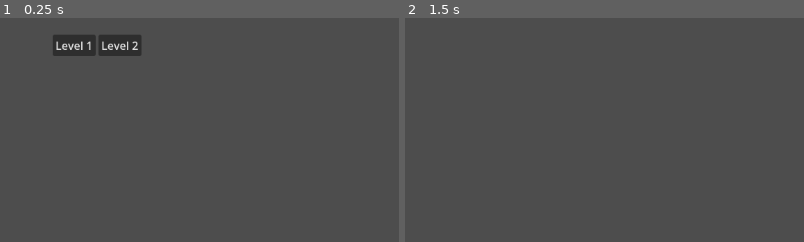
Above: before the commit, frames 1-2 (left to right).
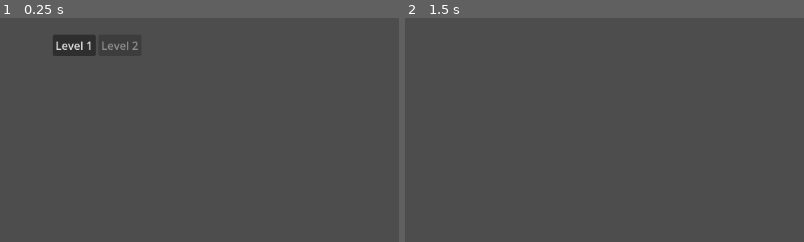
Above: after the commit, the same moments.

Repository: Octoan1/respawn26-colors
Game: Godot game, scene res://UI/level_select.tscn
The game is run twice, just before and just after one commit, with the same random seed, the same clock (stepped at 60 frames per second) and the same inputs. This scene is started directly instead of the project's main scene. The engine's default icon, where the game draws it, is replaced by a stand-in: a white triangle on a blue panel in a dark square.
Inputs (mouse positions are % of the whole screen's width and height, from its top left):
- Up to frame 1 (0.25 s): no input
- Up to frame 2 (1.5 s): click "Level 2" (after the commit: "Level 1") at 0.5 s; tap Enter at 1.25 s; move the mouse to (72, 45) at 1.27 s; hold D (player_right) from 1.28 s (still down); tap Ctrl (player_slide) at 1.35 s; click (72, 45) at 1.42 s
The pictures show only the part of the screen within x 0-50%, y 0-50%; the shares and areas given below are measured in that part.

The runs differ from the first frame. In frame 1, 0.1% of the frame differs, in the area x 25-35%, y 10-15%; in frame 2, nothing differs.
Error before the commit: Cannot call method 'get_children' on a null value. (res://Autoloads/level_manager.gd:106)
Error after the commit: Cannot call method 'get_children' on a null value. (res://Autoloads/level_manager.gd:94)

Commit message:
Early save/memory logic
- Game will remember your best time, best rank, and if you've completed a level (forgets upon game closing)
- Level select will only let you play unlocked levels.
- Results screen will only show the 'new best' flavor text if the player gets a new best

Diff:
--- a/Autoloads/level_manager.gd
+++ b/Autoloads/level_manager.gd
@@ -41,7 +41,6 @@
 
 	cleanup_main()
 	main.add_child(level)
-	#remove_level(current_index - 1)
 
 	# handle time vars
 	player_time = 0
@@ -52,6 +51,11 @@
 ## rework this block so it instead opens up the level_finish ui.
 func complete_level() -> void:
 	stopwatch_on = false
+	var level: LevelData = LEVEL_LIST.levels[current_index]
+
+
+	level.is_complete = true
+
 	## display level_report ui here
 	UiManager.show_level_report()
 
@@ -60,25 +64,9 @@
 	if _is_valid_index(current_index + 1):
 		go_to_level(current_index + 1)
 	else:
-		#remove_level(current_index)
 		cleanup_main()
 		current_index = 0
 		UiManager.go_to_title()
-
-## Frees the previous level from the scene tree
-func remove_level(index: int) -> void:
-	if not _is_valid_index(index):
-		#push_error("LevelManager: no level at index %d" % index)
-		return
-	var level_num: int = index + 1
-	var level_name: String = "Level" + str(level_num)
-	#print(level_name)
-
-	for child in main.get_children():
-		#print(child.name)
-		if child.name == level_name:
-			#print("level found.")
-			child.queue_free()
 
 ## Reloads the current level from scratch.
 func restart_level() -> void:
--- /dev/null
+++ b/Autoloads/save_manager.gd
@@ -0,0 +1,16 @@
+extends Node
+
+#TO BE IMPLEMENTED...
+
+# for every level_data resource in the level_list resource (which contains an array of level_data resources)
+# save info from each level:
+# level time
+# level rank
+# is complete
+
+func save_game() -> void:
+	for level_data in LevelManager.LEVEL_LIST.levels:
+		#save level 1's data, then level 2, etc...
+		level_data.best_time
+		level_data.is_complete
+		level_data.rank
--- a/Levels/LevelData/level_data.gd
+++ b/Levels/LevelData/level_data.gd
@@ -12,6 +12,11 @@
 @export var c_rank_time: float
 @export var d_rank_time: float
 
+@export_group("Saved Data")
+@export var best_time: float = 99999.0
+@export var is_complete: bool = false
+@export var rank: String = "F"
+
 var rank_times: Array[float]:
 	get:
 		return [s_rank_time, a_rank_time, b_rank_time, c_rank_time, d_rank_time]
--- a/UI/level_finish.gd
+++ b/UI/level_finish.gd
@@ -1,6 +1,7 @@
 extends Control
 @onready var level_report: Control = $LevelReport
 @onready var finish_time: Label = $FinishTime
+@onready var new_best_time: Label = $NewBestTime
 
 func _ready() -> void:
 	populate_finish.call_deferred()
@@ -11,3 +12,7 @@
 func populate_finish() -> void:
 	level_report.populate_report()
 	finish_time.text = "%.2f" %LevelManager.player_time
+
+
+func _on_level_report_new_best() -> void:
+	new_best_time.visible = true
--- a/UI/level_finish.tscn
+++ b/UI/level_finish.tscn
@@ -32,6 +32,7 @@
 text = "FinishTime"
 
 [node name="NewBestTime" type="Label" parent="." unique_id=212989002]
+visible = false
 layout_mode = 1
 anchors_preset = 6
 anchor_left = 1.0
@@ -48,3 +49,4 @@
 text = "New Best!"
 
 [connection signal="free_ui" from="LevelReport" to="." method="_on_level_report_free_ui"]
+[connection signal="new_best" from="LevelReport" to="." method="_on_level_report_new_best"]
--- a/UI/level_report.gd
+++ b/UI/level_report.gd
@@ -1,6 +1,7 @@
 extends Control
 
 signal free_ui
+signal new_best
 
 ## UI POPULATION VARS
 @onready var level_name: Label = $LevelName
@@ -129,7 +130,7 @@
 
 	# update rank text + threshold text + next rank text
 	var rank_index: int = 0
-	var ranks: Array[String] = ["S", "A", "B", "C", "D"]
+	var ranks: Array[String] = ["S", "A", "B", "C", "D", "F"]
 
 	# traverse the level data, rank_times ordered from S -> D.
 	# So, index 0 = rank S, index 1 = rank A, and so on.
@@ -143,6 +144,17 @@
 
 			rank_text.text = ranks[rank_index]
 			threshold_text.text = "%.2f" %time
+
+			# check if this rank is an improvement, and update the level data
+			var original_rank: int = ranks.find(level_data.rank)
+			if rank_index < original_rank:
+				level_data.rank = ranks[rank_index]
+
+			# check if this new time is better than the old time
+			if LevelManager.player_time < level_data.best_time:
+				level_data.best_time = LevelManager.player_time
+				new_best.emit()
+
 			break
 		rank_index += 1
 
--- a/UI/level_select.gd
+++ b/UI/level_select.gd
@@ -24,6 +24,12 @@
 		button.pressed.connect(go_to_level.bind(level_num))
 		button.text = "Level " + str(level_num+1)
 
+		if level_num != 0:
+			if LevelManager.LEVEL_LIST.levels[level_num-1].is_complete == false:
+				button.disabled = true
+
+
+
 		# add the button to the most recent hbox
 		var hbox_index: int = level_columns.get_children().size()-1
 		level_columns.get_child(hbox_index).add_child(button)
--- a/project.godot
+++ b/project.godot
@@ -21,6 +21,7 @@
 SceneManager="*uid://do5hro5hfqbwa"
 UiManager="*uid://delk213ruhhe6"
 DebugManager="*uid://bs5fgahe5i6do"
+SaveManager="*uid://c0sl3trrfiygb"
 
 [debug]
 
Not shown, added: Autoloads/save_manager.gd.uid
